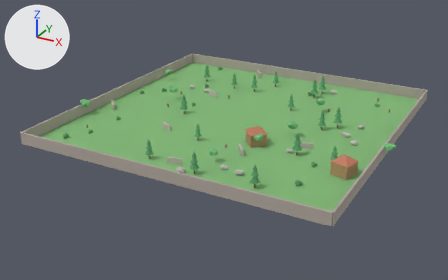
A saved change to the glTF model output/godot-project/assets/map.glb.
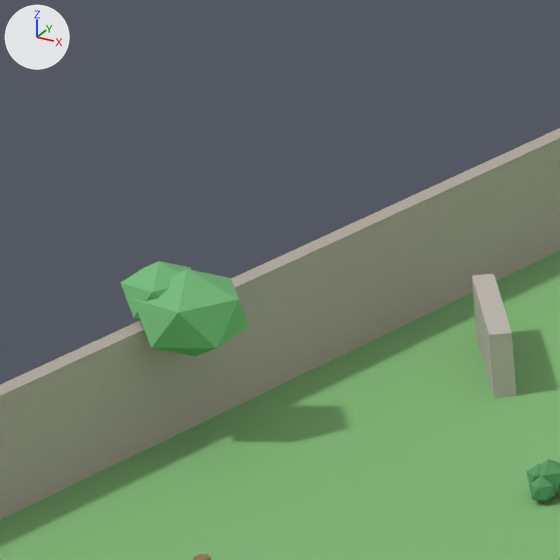
The first picture shows the older version from a camera (50 mm lens) standing at (71.0, -138.9, 62.4) and looking at (-2.4, -5.3, -4.4). The close-ups show the older and then the newer version on the part from 15% to 27% of the width and 27% to 45% of the height of that picture. Only the edits that show in the close-ups are written down. Arrows for +X, +Y and +Z are at upper left; the lights stay in place. Where no turn or scale is listed for an object, it has been applied to the vertices. Vertices at exactly the same position are counted once.

The scene before the commit, as lines of its bpy script (objects in view):
```python
me_cube_004 = bpy.data.meshes.new('Cube.004')
me_cube_004.from_pydata(...)  # a box spanning x -40.2..-39.8, y -40.0..40.0, z 0.0..3.0
me_cube_004.materials.append(mat_wall)  # grey #b3aaa0
me_cylinder_018 = bpy.data.meshes.new('Cylinder.018')
me_cylinder_018.from_pydata(...)  # a 6-sided cylinder along z spanning x -0.17..0.17, y -0.2..0.2, z -0.82..0.82
me_cylinder_018.materials.append(mat_bark2)  # brown #957655
me_icosphere_008 = bpy.data.meshes.new('Icosphere.008')
me_icosphere_008.from_pydata(...)  # an icosphere of 20 faces spanning x -40.43..-37.79, y -18.17..-15.51, z 2.09..4.34
me_icosphere_008.materials.append(mat_leaf2)  # green #76bc7c
me_icosphere_009 = bpy.data.meshes.new('Icosphere.009')
me_icosphere_009.from_pydata(...)  # an icosphere of 20 faces spanning x -40.81..-38.93, y -17.9..-16.0, z 2.84..4.45
me_icosphere_009.materials.append(mat_leaf2)  # green #76bc7c
ob_treeb_crown_008 = bpy.data.objects.new('TreeB_Crown.008', me_icosphere_008)
ob_treeb_crown_008.location = (0.0, 0.0, 0.0)
ob_treeb_crown_009 = bpy.data.objects.new('TreeB_Crown.009', me_icosphere_009)
ob_treeb_crown_009.location = (0.0, 0.0, 0.0)
ob_treeb_trunk_002 = bpy.data.objects.new('TreeB_Trunk.002', me_cylinder_018)
ob_treeb_trunk_002.location = (-32.64, -24.41, 0.0)
ob_wall_w = bpy.data.objects.new('Wall_W', me_cube_004)
ob_wall_w.location = (0.0, 0.0, 0.0)
# also in view: 'LowWall.006' at (-35.9, -9.5, 0.8); 'Ground' at (0.0, 0.0, 0.0)
```
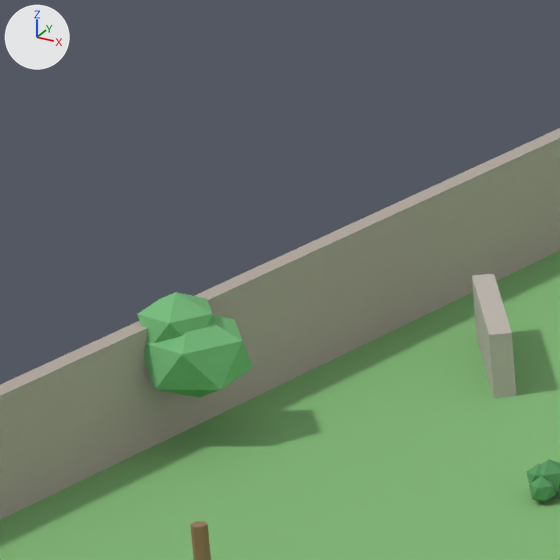
Changed parts and their boxes [x1, y1, x2, y2] in the close-ups (560 x 560 px):
'TreeB_Crown.008', moved
    before: [133, 269, 249, 356]
    after: [144, 315, 253, 398]
'TreeB_Crown.009', moved
    before: [121, 261, 191, 319]
    after: [137, 292, 215, 343]
'TreeB_Trunk.002', moved
    before: [193, 554, 211, 560]
    after: [190, 521, 211, 560]

The change, as a diff of the scene's bpy script:
```diff
--- a/output/godot-project/assets/map.glb.py
+++ b/output/godot-project/assets/map.glb.py
@@ me_icosphere_008 @@
 # used by ob_treeb_crown_008; location = (0.0, 0.0, 0.0)
-me_icosphere_008.from_pydata(...)  # 12 vertices, 20 faces; spans x -40.43..-37.79, y -18.17..-15.51, z 2.09..4.34
+me_icosphere_008.from_pydata(...)  # 12 vertices, 20 faces; spans x -40.43..-37.79, y -18.17..-15.51, z 1.02..3.27
+# me_icosphere_008 part 1: the whole mesh is moved by (0.0, 0.0, -1.07)
 me_icosphere_008.materials.append(mat_leaf2)
@@ me_icosphere_009 @@
 # used by ob_treeb_crown_009; location = (0.0, 0.0, 0.0)
-me_icosphere_009.from_pydata(...)  # 12 vertices, 20 faces; spans x -40.81..-38.93, y -17.9..-16.0, z 2.84..4.45
+me_icosphere_009.from_pydata(...)  # 12 vertices, 20 faces; spans x -40.43..-38.55, y -17.85..-15.94, z 2.09..3.7
+# me_icosphere_009 part 2: the whole mesh is moved by (0.38, 0.06, -0.75)
 me_icosphere_009.materials.append(mat_leaf2)
@@ ob_treeb_trunk_002 @@
 ob_treeb_trunk_002 = bpy.data.objects.new('TreeB_Trunk.002', me_cylinder_018)
-ob_treeb_trunk_002.location = (-32.64, -24.41, 0.0)
+ob_treeb_trunk_002.location = (-32.64, -24.41, 0.82)
```
